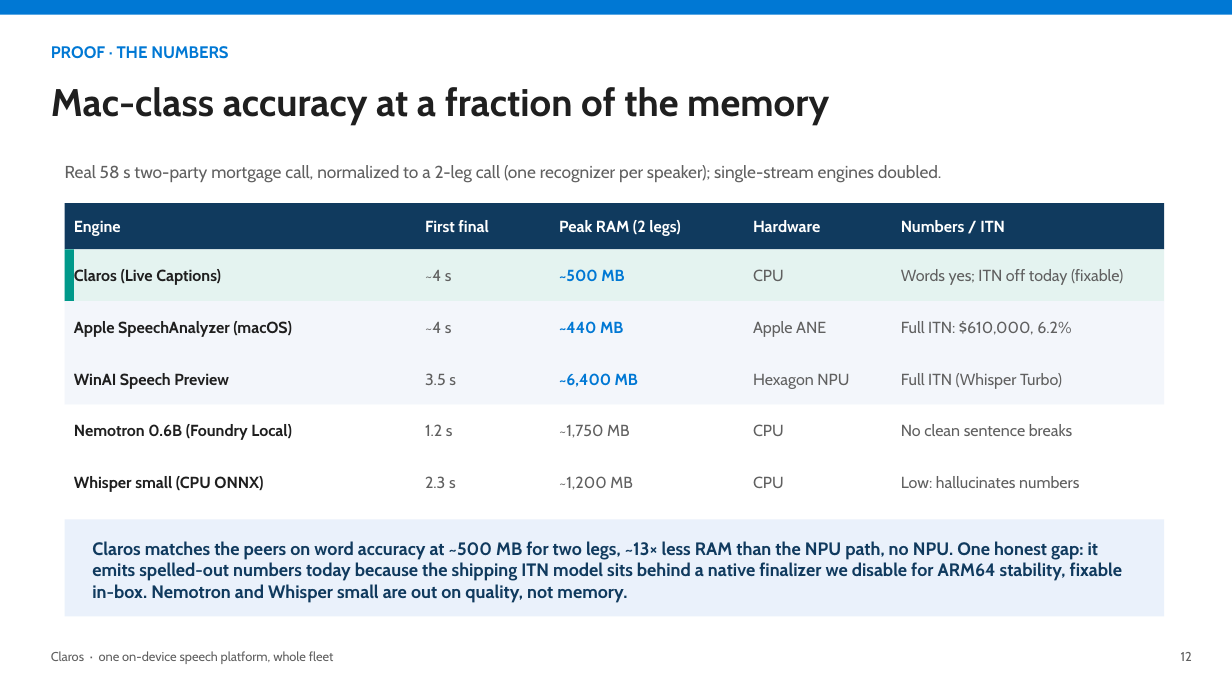
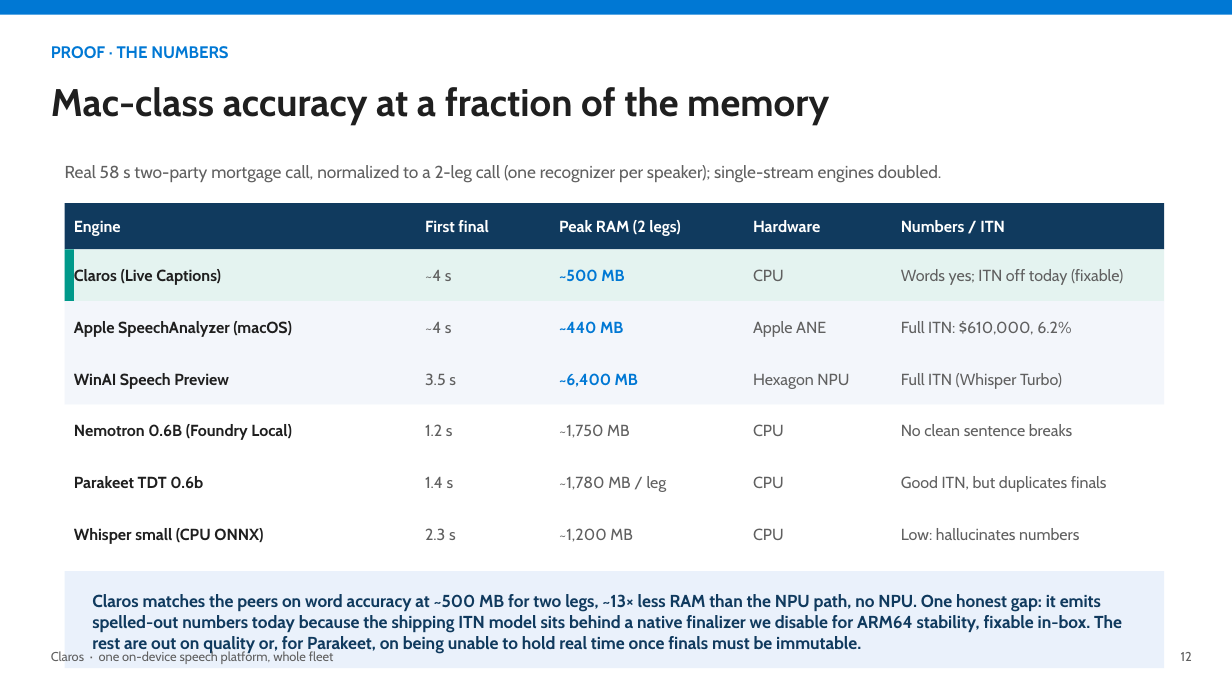
Before and after one commit to aclinick/claros, a slide deck: slide 12 of docs/pitch/live-voiceover.pptx. Drawn at 1232x693 pixels with LibreOffice and Linux fonts; fonts in the diff are those of the drawing. Boxes give left, top, right and bottom in pixels: in the first picture for what was removed or moved away, otherwise in the second. Text is boxed around its words. In the diff, an @@ line names an element or a change of style, - is before the commit and + after.

```diff
--- a/docs/pitch/live-voiceover.pptx
+++ b/docs/pitch/live-voiceover.pptx
@@ text added at box(74, 476, 203, 488), 12.5 pt, text #1F1F1F, bold @@
+Parakeet TDT 0.6b
@@ text added at box(425, 477, 454, 488), 12.5 pt, text #606060 @@
+1.4 s
@@ text at box(559, 476, 667, 492): text changed @@
-~1,200 MB
+~1,780 MB / leg
@@ text added at box(901, 476, 1107, 492), 12.5 pt, text #606060 @@
+Good ITN, but duplicates finals
@@ rectangle: place and size @@
-rectangle at box(65, 519, 1165, 616)
+rectangle at box(65, 508, 1165, 560)
@@ rectangle at box(65, 508, 1165, 560): fill #EAF1FB to #FFFFFF @@
@@ 3 texts: place and size @@
-3 texts at box(74, 476, 1079, 492)
+3 texts at box(74, 528, 1079, 544)
@@ text added at box(559, 528, 632, 541), 12.5 pt, text #606060 @@
+~1,200 MB
@@ text added at box(753, 528, 784, 540), 12.5 pt, text #606060 @@
+CPU
@@ rectangle added at box(65, 571, 1165, 668), fill #EAF1FB @@
@@ text at box(92, 594, 1122, 653): text changed; size 14 to 13.5 pt @@
-Claros matches the peers on word accuracy at ~500 MB for two legs, ~13× less RAM than the NPU path, no NPU. One honest gap: it emits spelled-out numbers today because the shipping ITN model sits behind a native finalizer we disable for ARM64 stability, fixable in-box. Nemotron and Whisper small are out on quality, not memory.
+Claros matches the peers on word accuracy at ~500 MB for two legs, ~13× less RAM than the NPU path, no NPU. One honest gap: it emits spelled-out numbers today because the shipping ITN model sits behind a native finalizer we disable for ARM64 stability, fixable in-box. The rest are out on quality or, for Parakeet, on being unable to hold real time once finals must be immutable.
```
Also in this commit, not shown: 14 other files.
